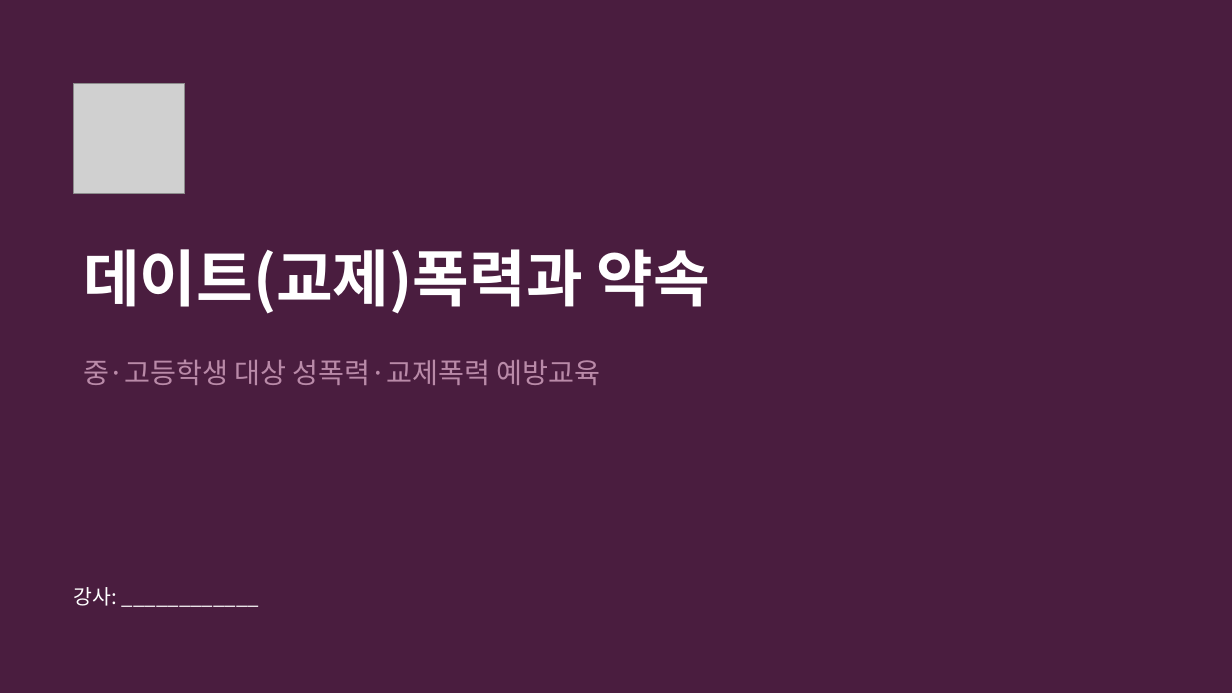
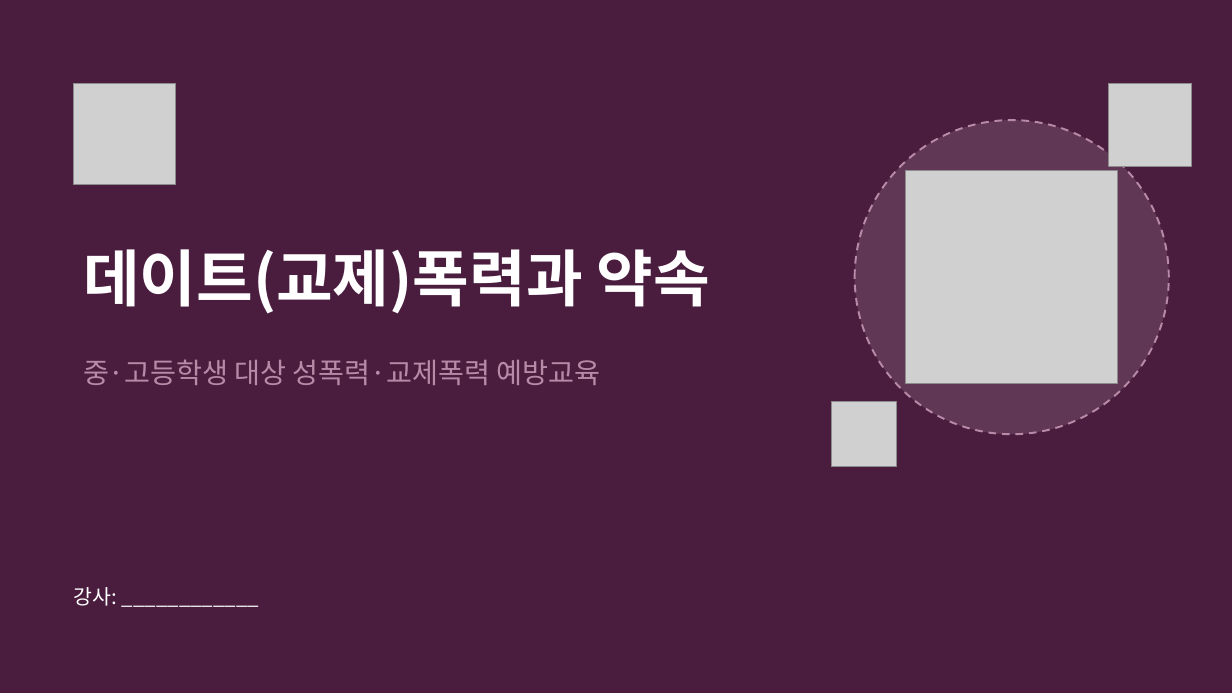
Before and after one commit to ash1234a/security-research-learning, a slide deck: slide 1 of 데이트폭력과_약속.pptx. Drawn at 1232x693 pixels with LibreOffice and Linux fonts; fonts in the diff are those of the drawing; grey boxes stand for pictures; background and template pictures are left out. Boxes give left, top, right and bottom in pixels: in the first picture for what was removed or moved away, otherwise in the second. Text is boxed around its words. In the diff, an @@ line names an element or a change of style, - is before the commit and + after.

```diff
--- a/데이트폭력과_약속.pptx
+++ b/데이트폭력과_약속.pptx
@@ picture: place and size @@
-picture at box(74, 83, 185, 194)
+picture at box(74, 83, 176, 185)
@@ picture added at box(1109, 83, 1192, 166) @@
@@ ellipse added at box(855, 120, 1169, 434), fill #FFFFFF at 12% opacity, outline #B98AA8 1.5 pt dashed @@
@@ picture added at box(906, 171, 1118, 384) @@
@@ picture added at box(832, 402, 897, 467) @@
```
Also in this commit, not shown: 29 other slides changed.
